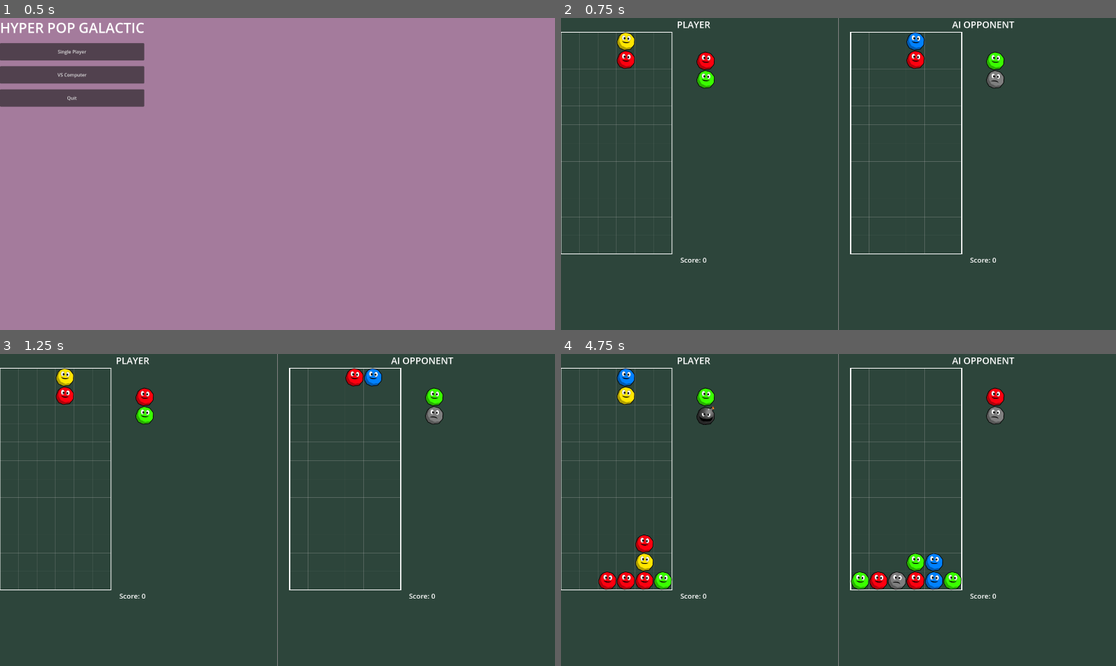
Above: before the commit, frames 1-4 (two rows, left to right).
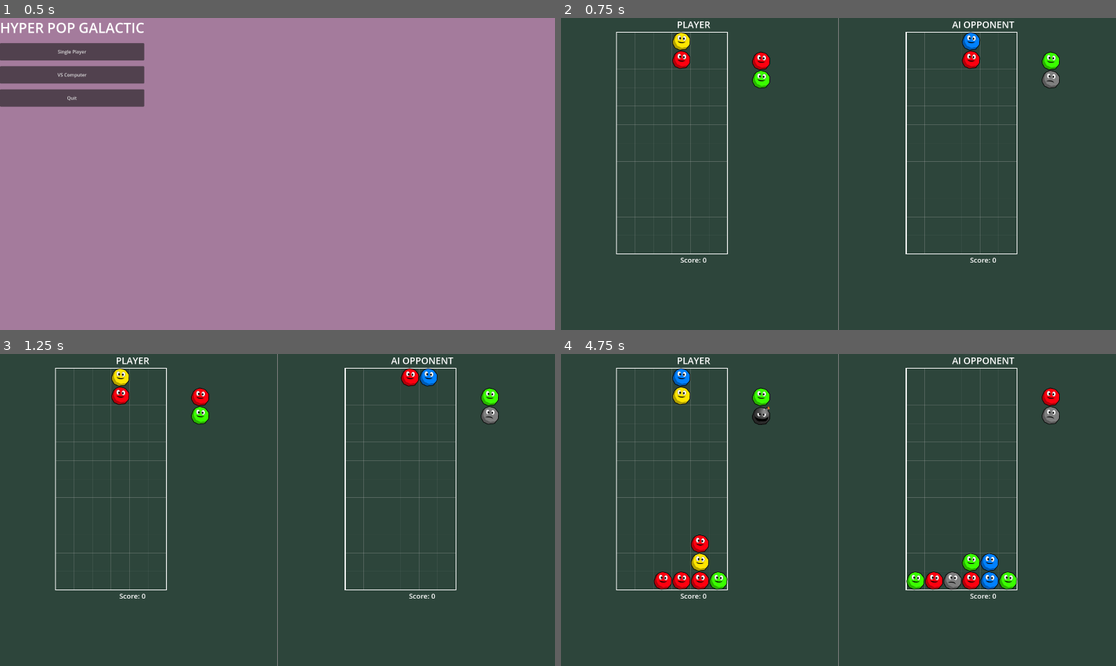
Above: after the commit, the same moments.

Repository: csmallfield/PuyoPuyo
Game: Godot game, scene res://scenes/MainMenu.tscn
Same seed, same stepped clock (60 frames per second), same inputs: the game is played once before the commit and once after it. The engine's default icon, where the game draws it, is replaced by a stand-in: a white triangle on a blue panel in a dark square.
Inputs:
- Up to frame 1 (0.5 s): no input
- Up to frame 2 (0.75 s): click "VS Computer" at 0.5 s
- Up to frame 3 (1.25 s): no input
- Up to frame 4 (4.75 s): hold Right (move_right) 1.28-2.03 s; hold Space (fast_drop) 1.28-2.03 s; hold Down (move_down) 2.03-2.78 s; tap Up (rotate_piece) at 2.1, 3.6 s; hold Space (fast_drop) 2.78-3.53 s; hold Right (move_right) 2.78-4.28 s; tap Enter at 4.25 s; hold Left (move_left) from 4.28 s (still down); hold Space (fast_drop) from 4.28 s (still down)

Frame 1 is identical in both runs. In frame 2, 4.5% of the frame differs, in the area x 0-90%, y 4-76%; in frame 3, 4.5%; in frame 4, 7.3%.

Commit message:
AI opponent works now!

Diff:
--- a/puyopuyo_prototype/scripts/AIController.gd
+++ b/puyopuyo_prototype/scripts/AIController.gd
@@ -7,7 +7,7 @@
 var decision_made = false
 
 func _process(delta):
-	if not grid or not grid.current_piece_pair:
+	if not grid or not grid.current_piece_pair or not grid.is_processing():
 		decision_made = false
 		return
 
--- a/puyopuyo_prototype/scripts/Grid.gd
+++ b/puyopuyo_prototype/scripts/Grid.gd
@@ -29,6 +29,7 @@
 var shake_timer = 0.0
 var shake_duration = 0.0
 var is_shaking = false
+var enable_camera_shake = true  # Disable for VS mode
 
 var enable_input = true  # Allow external control of input handling
 
@@ -140,6 +141,9 @@
 	next_piece_pair.set_pixel_position(Vector2(500, 100))
 
 func start_camera_shake(duration: float):
+	if not enable_camera_shake:
+		return
+
 	is_shaking = true
 	shake_timer = 0.0
 	shake_duration = duration
--- a/puyopuyo_prototype/scripts/VSMode.gd
+++ b/puyopuyo_prototype/scripts/VSMode.gd
@@ -18,6 +18,7 @@
 # Track scores separately for each player
 var player_score = 0
 var ai_score = 0
+var last_global_score = 0
 
 const Grid = preload("res://scenes/Grid.tscn")
 const AIController = preload("res://scripts/AIController.gd")
@@ -29,6 +30,9 @@
 	# Connect buttons
 	restart_button.connect("pressed", _on_restart_pressed)
 	menu_button.connect("pressed", _on_menu_pressed)
+
+	# Connect to GameState score changes
+	GameState.connect("score_changed", _on_global_score_changed)
 
 	# Start the game
 	start_new_game()
@@ -48,20 +52,25 @@
 	# Reset scores
 	player_score = 0
 	ai_score = 0
+	last_global_score = 0
 
 	# Create player grid
 	player_grid = Grid.instantiate()
 	player_grid_container.add_child(player_grid)
-	player_grid.position = Vector2(0, 0)
-	player_grid.enable_input = false  # ADD THIS LINE - disable grid's own input handling
+	player_grid.position = Vector2(192, 0)
+	player_grid.enable_input = false
+	player_grid.enable_camera_shake = false
 	player_grid.connect("game_over", _on_player_game_over)
+	player_grid.set_meta("owner_type", "player")
 
 	# Create AI grid
 	ai_grid = Grid.instantiate()
 	ai_grid_container.add_child(ai_grid)
-	ai_grid.position = Vector2(0, 0)
-	ai_grid.enable_input = false  # ADD THIS LINE - disable grid's own input handling
+	ai_grid.position = Vector2(192, 0)
+	ai_grid.enable_input = false
+	ai_grid.enable_camera_shake = false
 	ai_grid.connect("game_over", _on_ai_game_over)
+	ai_grid.set_meta("owner_type", "ai")
 
 	# Create AI controller
 	ai_controller = AIController.new()
@@ -79,13 +88,24 @@
 	# Update UI
 	update_score_labels()
 
+func _on_global_score_changed(new_score):
+	# This is a workaround: we track which grid just scored
+	# by checking which one is currently clearing matches
+	var score_delta = new_score - last_global_score
+	last_global_score = new_score
+
+	if score_delta > 0:
+		# Check which grid is clearing (has clearing_matches = true)
+		if player_grid and player_grid.clearing_matches:
+			player_score += score_delta
+		elif ai_grid and ai_grid.clearing_matches:
+			ai_score += score_delta
+
 func _process(_delta):
 	if game_active:
 		update_score_labels()
 
 func update_score_labels():
-	# Each grid calculates its own score through GameState
-	# We need to track them separately
 	player_score_label.text = "Score: " + str(player_score)
 	ai_score_label.text = "Score: " + str(ai_score)
 
@@ -94,7 +114,6 @@
 		return
 
 	# Route input only to player grid
-	# Add null check for current_piece_pair
 	if player_grid and player_grid.current_piece_pair:
 		if event.is_action_pressed("move_left"):
 			player_grid.move_piece_horizontal(-1)
@@ -112,6 +131,15 @@
 		return
 
 	game_active = false
+
+	# Stop both grids
+	if player_grid:
+		player_grid.set_process(false)
+	if ai_grid:
+		ai_grid.set_process(false)
+	if ai_controller:
+		ai_controller.set_process(false)
+
 	result_label.text = "AI WINS!"
 	result_panel.show()
 
@@ -120,6 +148,15 @@
 		return
 
 	game_active = false
+
+	# Stop both grids
+	if player_grid:
+		player_grid.set_process(false)
+	if ai_grid:
+		ai_grid.set_process(false)
+	if ai_controller:
+		ai_controller.set_process(false)
+
 	result_label.text = "YOU WIN!"
 	result_panel.show()
 
